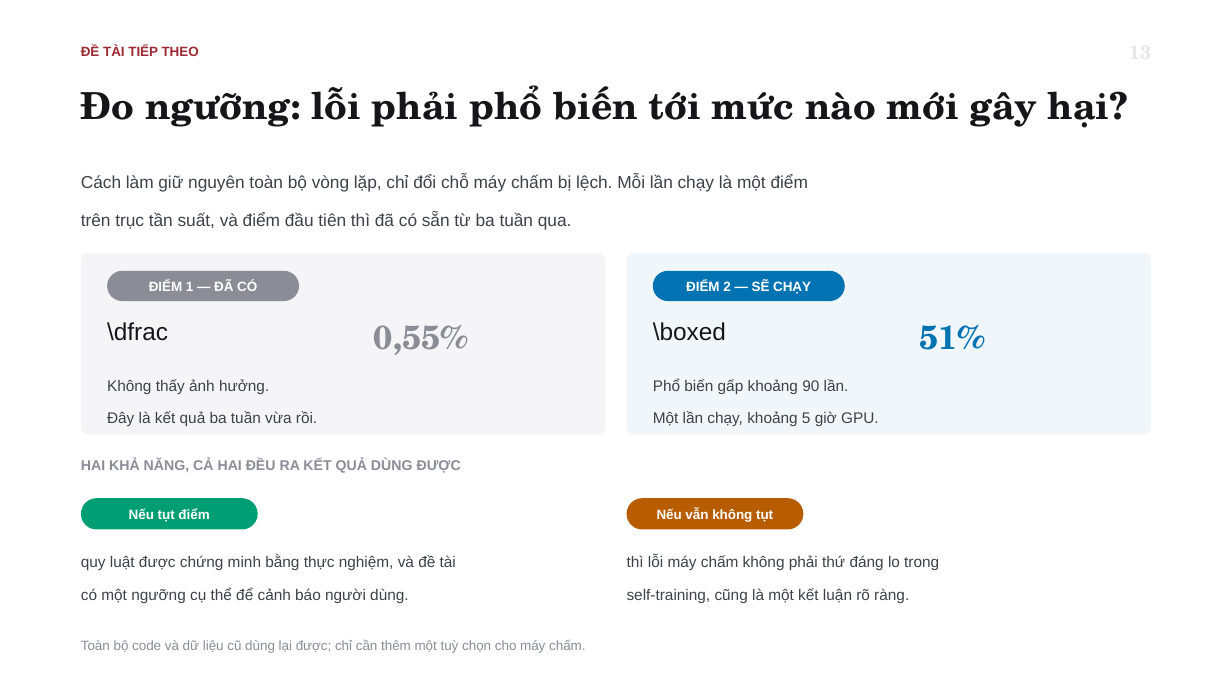
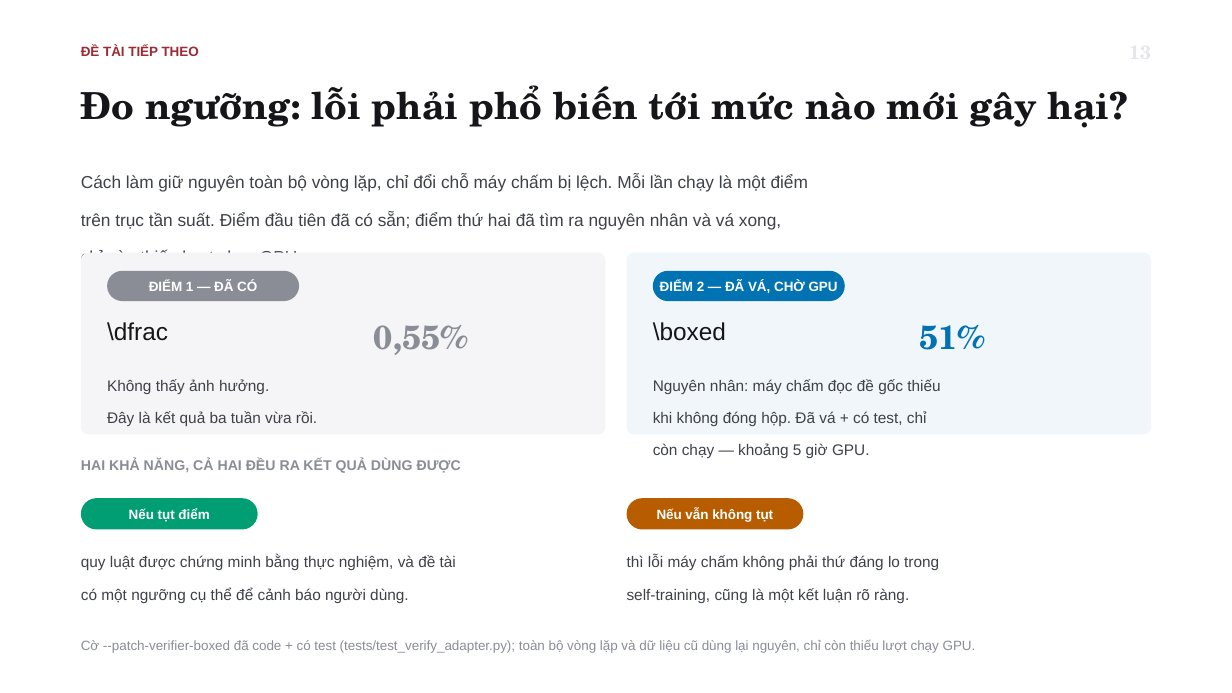
Before and after one commit to tsan2711/DACNTT_2026, a slide deck: slide 15 of BaoCaoTienDo_Tuan1-3_52300057_52300006.pptx. Drawn at 1232x693 pixels with LibreOffice and Linux fonts; fonts in the diff are those of the drawing. Boxes give left, top, right and bottom in pixels: in the first picture for what was removed or moved away, otherwise in the second. Text is boxed around its words. In the diff, an @@ line names an element or a change of style, - is before the commit and + after.

```diff
--- a/BaoCaoTienDo_Tuan1-3_52300057_52300006.pptx
+++ b/BaoCaoTienDo_Tuan1-3_52300057_52300006.pptx
@@ text at bbox=[81, 211, 781, 256]: text changed @@
-trên trục tần suất, và điểm đầu tiên thì đã có sẵn từ ba tuần qua.
+trên trục tần suất. Điểm đầu tiên đã có sẵn; điểm thứ hai đã tìm ra nguyên nhân và vá xong,
+chỉ còn thiếu lượt chạy GPU.
@@ text in rounded rectangle at bbox=[660, 280, 838, 293]: text changed @@
-ĐIỂM 2 — SẼ CHẠY
+ĐIỂM 2 — ĐÃ VÁ, CHỜ GPU
@@ text at bbox=[653, 379, 940, 458]: text changed @@
-Phổ biến gấp khoảng 90 lần.
-Một lần chạy, khoảng 5 giờ GPU.
+Nguyên nhân: máy chấm đọc đề gốc thiếu
+khi không đóng hộp. Đã vá + có test, chỉ
+còn chạy — khoảng 5 giờ GPU.
@@ text at bbox=[81, 640, 976, 653]: text changed @@
-Toàn bộ code và dữ liệu cũ dùng lại được; chỉ cần thêm một tuỳ chọn cho máy chấm.
+Cờ --patch-verifier-boxed đã code + có test (tests/test_verify_adapter.py); toàn bộ vòng lặp và dữ liệu cũ dùng lại nguyên, chỉ còn thiếu lượt chạy GPU.
```
Also in this commit, not shown: 1 other slide changed, 9 other files.
